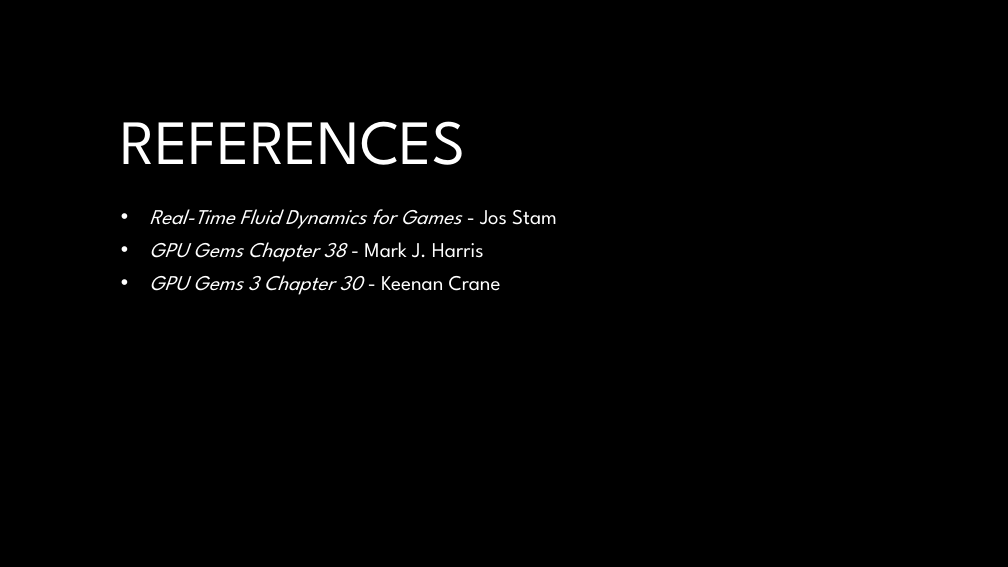
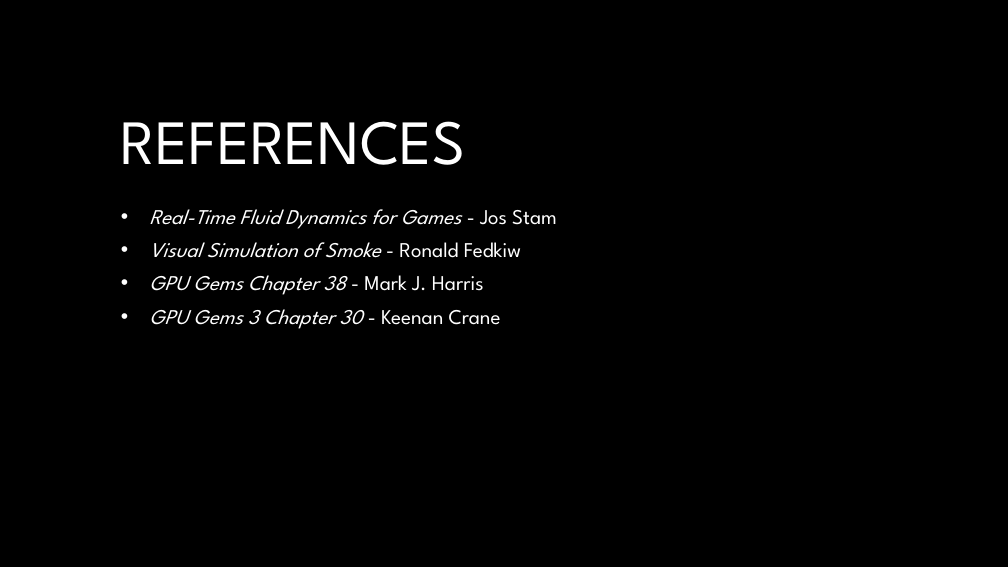
Before and after one commit to jan-van-bergen/FluidSim, a slide deck: slide 7 of Fluid simulation sandbox.pptx. Drawn at 1008x567 pixels with LibreOffice and Linux fonts; fonts in the diff are those of the drawing; background and template pictures are left out. Boxes give left, top, right and bottom in pixels: in the first picture for what was removed or moved away, otherwise in the second. Text is boxed around its words. In the diff, an @@ line names an element or a change of style, - is before the commit and + after.

```diff
--- a/Fluid simulation sandbox.pptx
+++ b/Fluid simulation sandbox.pptx
@@ subtitle at (149,242,521,258): paragraph added @@
+• Visual Simulation of Smoke - Ronald Fedkiw
```
Also in this commit, not shown: 1 other slide changed, 1 other file.
